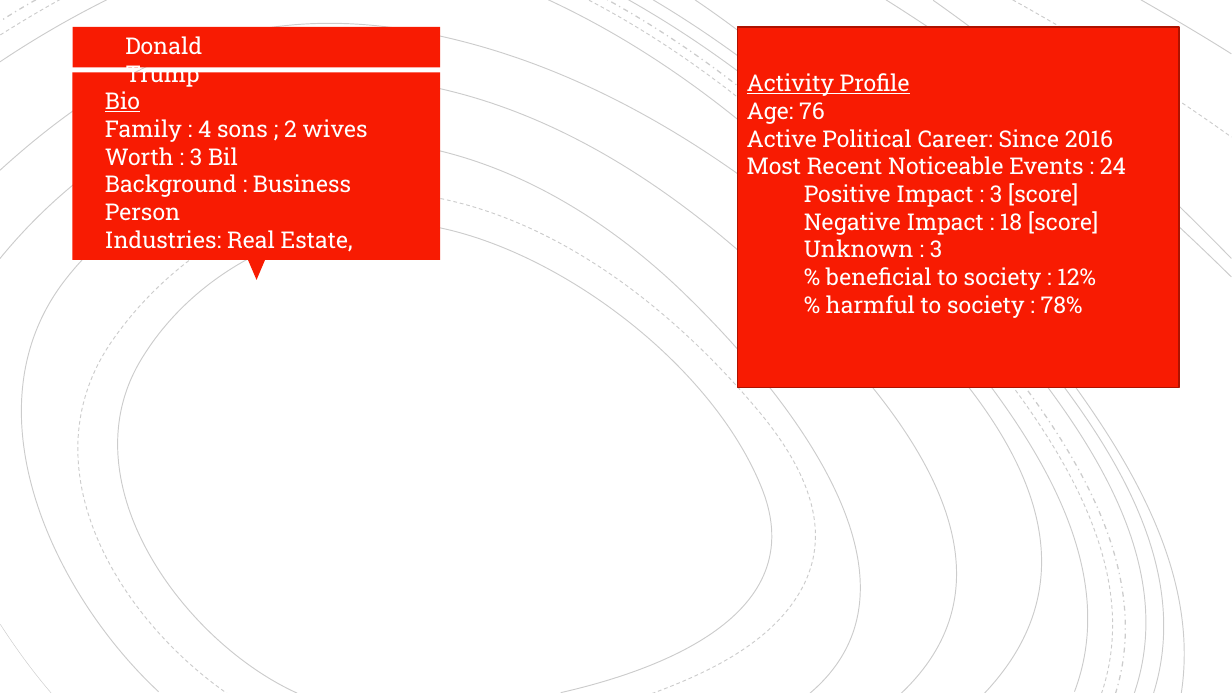
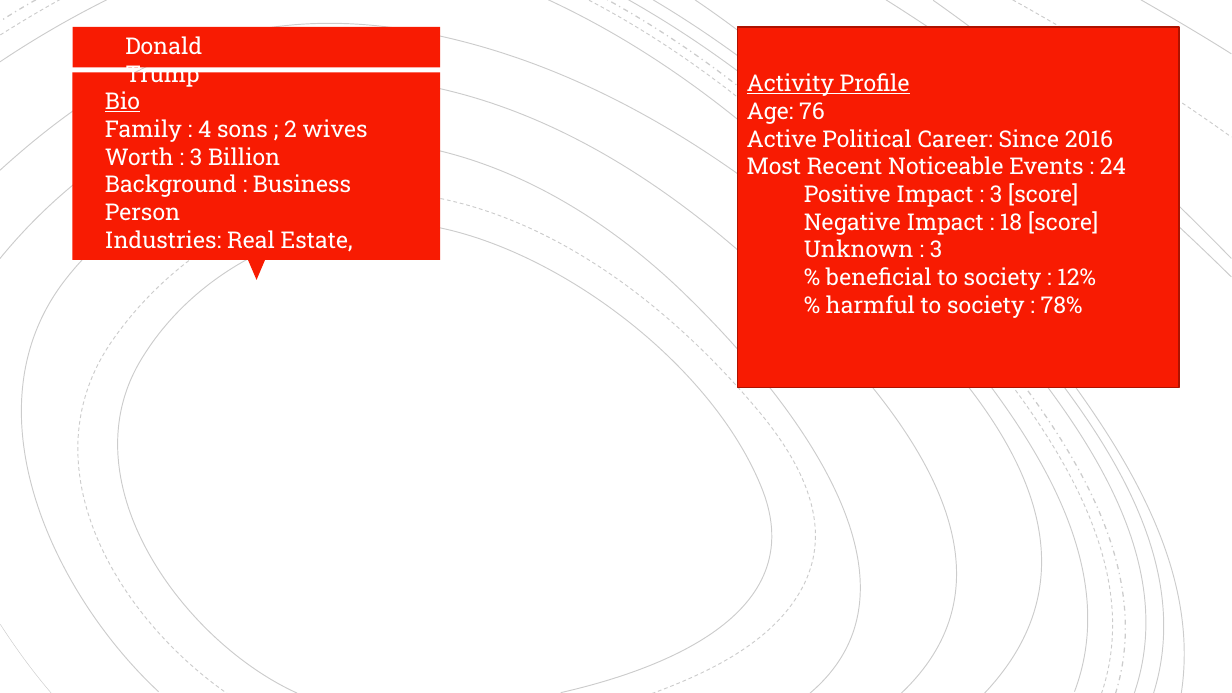
Before and after one commit to ChiruGit/Capstone, a slide deck: slide 1 of GoalOfOutputProfile.pptx. Drawn at 1232x693 pixels with LibreOffice and Linux fonts; fonts in the diff are those of the drawing. Boxes give left, top, right and bottom in pixels: in the first picture for what was removed or moved away, otherwise in the second. Text is boxed around its words. In the diff, an @@ line names an element or a change of style, - is before the commit and + after.

Commit message:
updated profile

```diff
--- a/GoalOfOutputProfile.pptx
+++ b/GoalOfOutputProfile.pptx
@@ text at [105,147,280,166]: text changed @@
-Worth : 3 Bil
+Worth : 3 Billion
```
